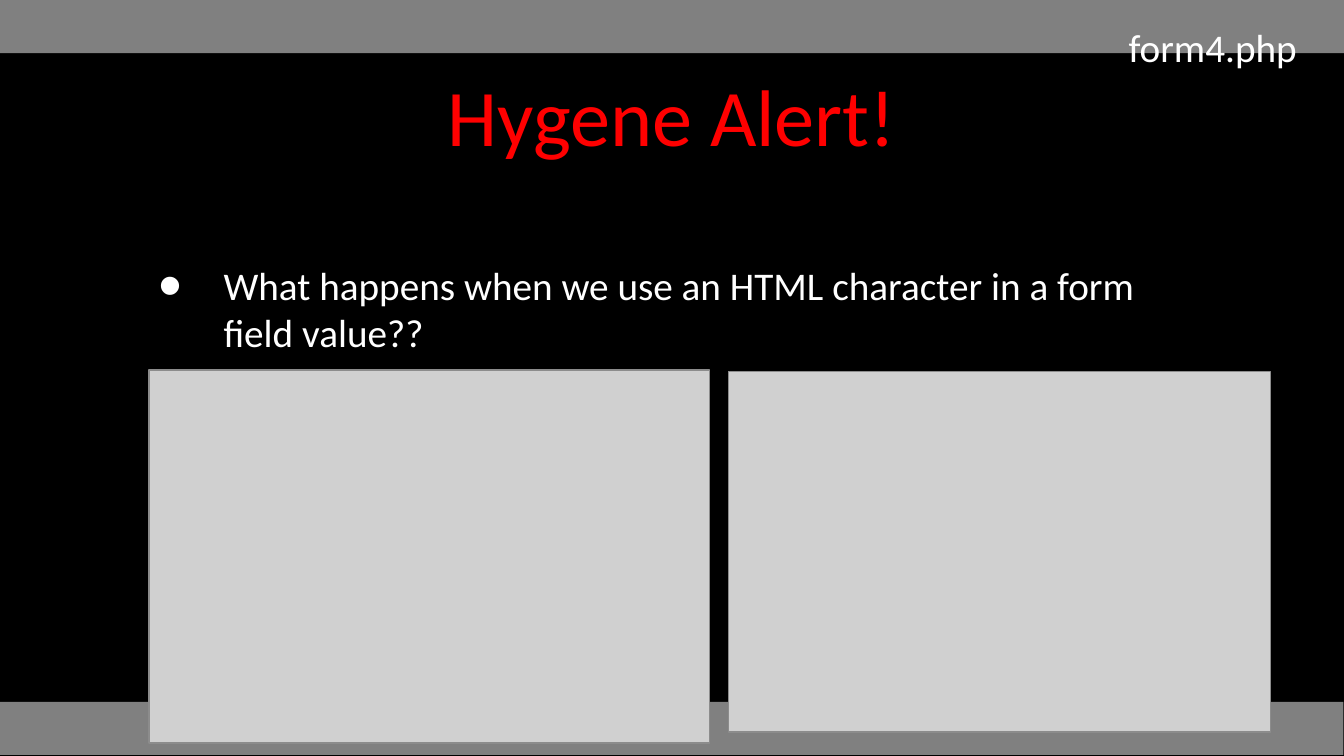
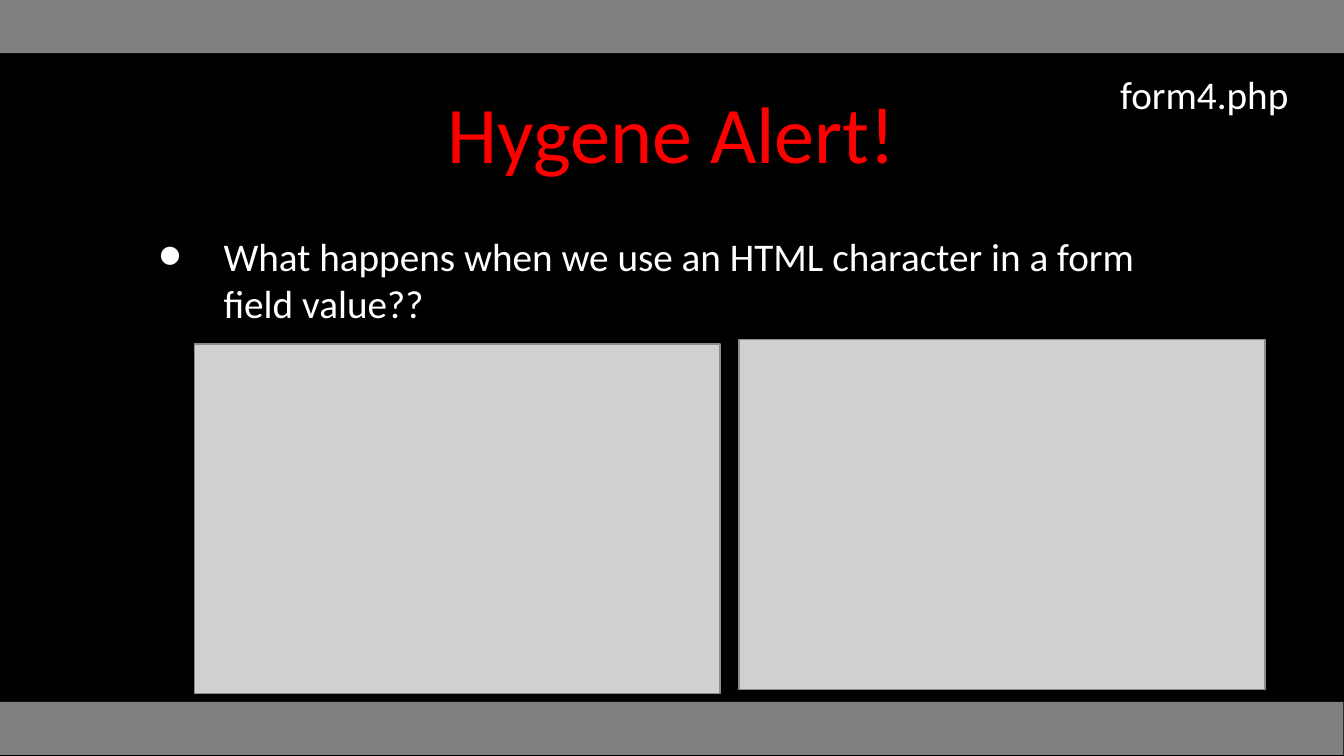
Before and after one commit to csev/wa4e, a slide deck: slide 12 of lectures/PHP-06-Forms.ppt. Drawn at 1344x756 pixels with LibreOffice and Linux fonts; fonts in the diff are those of the drawing; grey boxes stand for pictures. Boxes give left, top, right and bottom in pixels: in the first picture for what was removed or moved away, otherwise in the second. Text is boxed around its words. In the diff, an @@ line names an element or a change of style, - is before the commit and + after.

```diff
--- a/lectures/PHP-06-Forms.ppt
+++ b/lectures/PHP-06-Forms.ppt
@@ title "Hygene Alert!": place and size @@
-title "Hygene Alert!" at (448,90,896,160)
+title "Hygene Alert!" at (448,107,896,177)
@@ text "form4.php": place and size @@
-text "form4.php" at (1129,35,1297,73)
+text "form4.php" at (1120,81,1288,116)
@@ text "What happens when we use ...": place and size @@
-text "What happens when we use ..." at (224,272,1134,348)
+text "What happens when we use ..." at (224,243,1134,319)
@@ picture: place and size @@
-picture at (149,371,710,745)
+picture at (195,344,720,694)
@@ picture: place and size @@
-picture at (728,372,1270,732)
+picture at (739,340,1265,689)
```
Also in this commit, not shown: 33 other slides changed, 1 slide removed, 3 other files.
